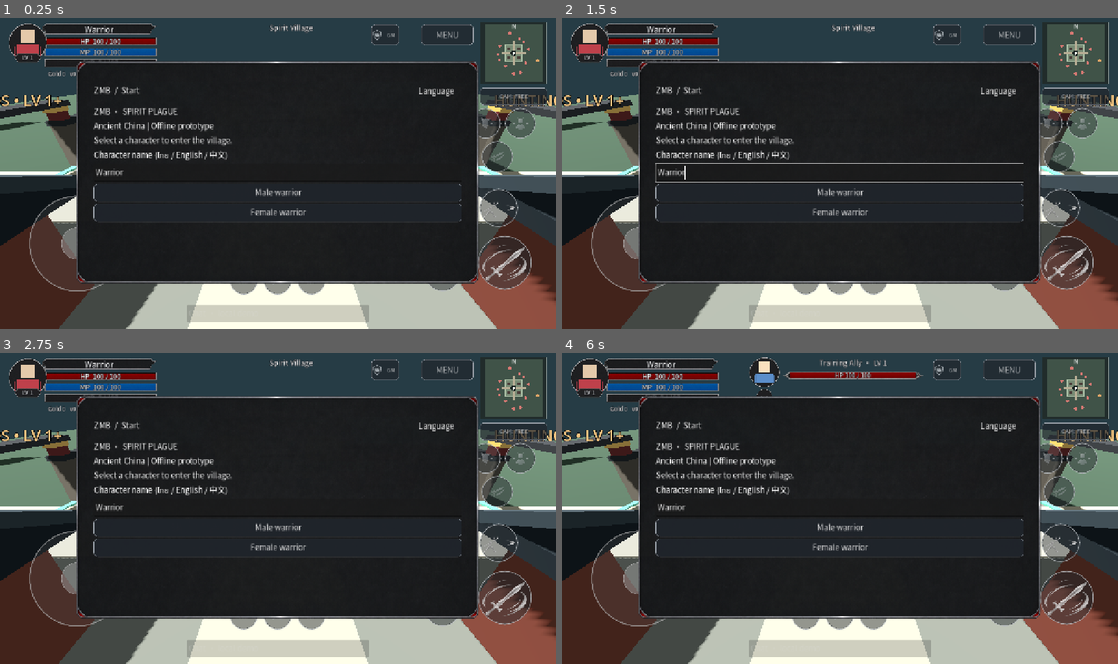
Above: before the commit, frames 1-4 (two rows, left to right).
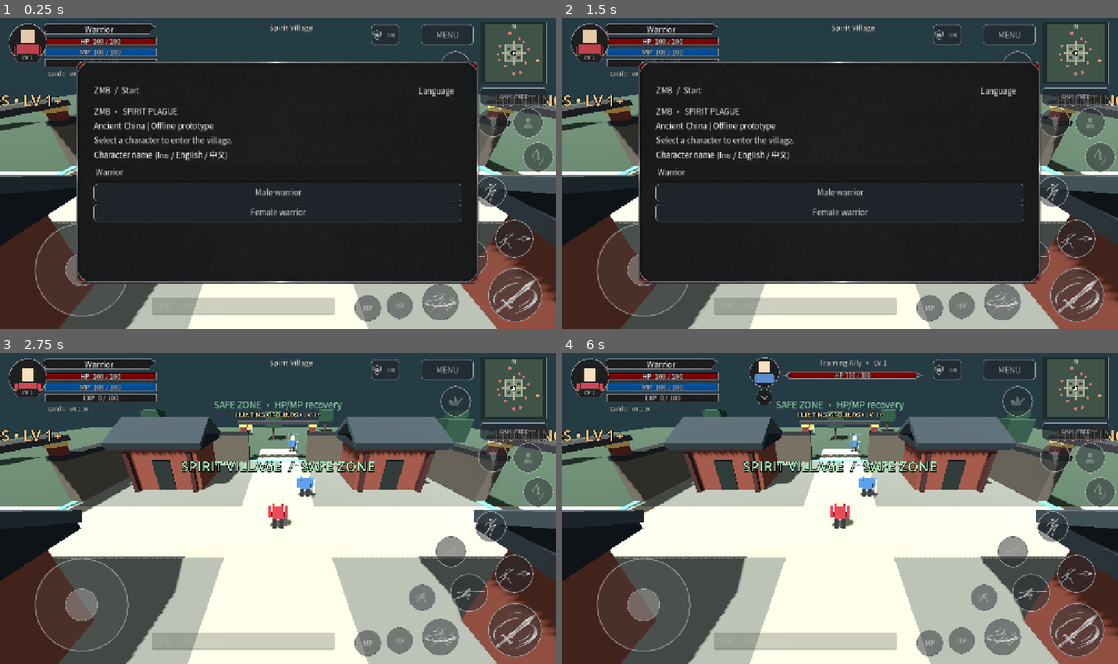
Above: after the commit, the same moments.

Repository: redfullmoon209-debug/ZMB
Game: Godot game, scene res://main.tscn
The game is run twice, just before and just after one commit, with the same random seed, the same clock (stepped at 60 frames per second) and the same inputs.
Inputs:
- Up to frame 1 (0.25 s): no input
- Up to frame 2 (1.5 s): click "ATTACK" at 0.5 s; click "JUMP" at 1.25 s
- Up to frame 3 (2.75 s): click "DASH" at 2 s
- Up to frame 4 (6 s): click "RUN" at 2.75 s; click "LOOT" at 3.5 s; click "AUTO" at 4.25 s; click "MONSTER" at 5 s; click "PLAYER" at 5.75 s

The runs differ from the first frame. In frame 1, 7.3% of the frame differs, in the area x 5-100%, y 10-98%; in frame 2, 7.7%; in frame 3, 57%, in the area x 2-100%, y 3-98%; in frame 4, 57%.

Commit message:
ZMB v0.1.34: reference mobile HUD default layout

Diff:
--- a/hud.gd
+++ b/hud.gd
@@ -239,7 +239,7 @@
 	minimap.position=Vector2(1105,12)
 	minimap.size=Vector2(155,145)
 	root.add_child(minimap)
-	joystick=make_button("◉",Vector2(65,410),Vector2(226,226),func(): pass)
+	joystick=make_button("◉",Vector2(78,474),Vector2(220,220),func(): pass)
 	joystick.add_theme_color_override("font_color",Color.TRANSPARENT)
 	joystick.add_theme_color_override("font_hover_color",Color.TRANSPARENT)
 	joystick.add_theme_color_override("font_pressed_color",Color.TRANSPARENT)
@@ -260,20 +260,20 @@
 	joystick_knob.size=Vector2(76,76)
 	joystick.add_child(joystick_knob)
 	joystick.gui_input.connect(_stick_event)
-	make_button("ATTACK",Vector2(1100,505),Vector2(124,124),func(): game.attack(0))
-	var skills := [Vector2(975,545),Vector2(984,430),Vector2(1104,397)]
+	make_button("ATTACK",Vector2(1124,580),Vector2(124,124),func(): game.attack(0))
+	var skills := [Vector2(970,614),Vector2(1036,512),Vector2(1140,468)]
 	for i in range(3):
 		make_button("SKILL %d"%(i+1),skills[i],Vector2(88,88),func():game.attack(i+1))
-	make_button("JUMP",Vector2(977,323),Vector2(72,72),func():game.jump_requested=true)
-	make_button("DASH",Vector2(1109,287),Vector2(72,72),func():game.request_dash())
-	make_button("RUN",Vector2(607,577),Vector2(64,64),func():game.toggle_run())
-	make_button("LOOT",Vector2(923,211),Vector2(70,70),func():game.collect())
-	make_button("AUTO",Vector2(1003,211),Vector2(70,70),func():
+	make_button("JUMP",Vector2(1094,368),Vector2(72,72),func():game.jump_requested=true)
+	make_button("DASH",Vector2(1002,425),Vector2(72,72),func():game.request_dash())
+	make_button("RUN",Vector2(940,535),Vector2(64,64),func():game.toggle_run())
+	make_button("LOOT",Vector2(1014,80),Vector2(70,70),func():game.collect())
+	make_button("AUTO",Vector2(1204,289),Vector2(70,70),func():
 		if not game.in_safe_zone(): game.auto=not game.auto)
-	make_button("MONSTER",Vector2(1083,211),Vector2(70,70),func():game.choose_target())
-	make_button("PLAYER",Vector2(1163,211),Vector2(70,70),func():game.choose_player_target())
-	make_button("HP",Vector2(529,577),Vector2(64,64),func():game.hp=minf(game.max_hp(),game.hp+35))
-	make_button("MP",Vector2(685,577),Vector2(64,64),func():game.mp=minf(game.max_mp(),game.mp+35))
+	make_button("MONSTER",Vector2(1100,208),Vector2(70,70),func():game.choose_target())
+	make_button("PLAYER",Vector2(1181,210),Vector2(70,70),func():game.choose_player_target())
+	make_button("HP",Vector2(888,634),Vector2(64,64),func():game.hp=minf(game.max_hp(),game.hp+35))
+	make_button("MP",Vector2(815,640),Vector2(64,64),func():game.mp=minf(game.max_mp(),game.mp+35))
 	game.set_camera_follow(bool(config.get_value("camera","follow",false)))
 	camera_mode_button=make_button("CAMERA",Vector2(1105,164),Vector2(155,40),func():
 		game.set_camera_follow(not game.camera_follow)
@@ -282,7 +282,7 @@
 	camera_mode_button.add_theme_font_size_override("font_size",13)
 	chat=LineEdit.new()
 	chat.placeholder_text="Chat • local demo"
-	chat.position=Vector2(430,665)
+	chat.position=Vector2(350,648)
 	chat.size=Vector2(420,40)
 	chat.modulate.a=0.35
 	chat.focus_entered.connect(func(): chat.modulate.a=1)
@@ -414,7 +414,7 @@
 	status_fill_clips[0].size.x=253.0*clampf(game.hp/game.max_hp(),0,1)
 	status_fill_clips[1].size.x=253.0*clampf(game.mp/game.max_mp(),0,1)
 	status_fill_clips[2].size.x=253.0*clampf(game.xp/100.0,0,1)
-	stats.text="Gold %d   v0.1.33"%game.coins
+	stats.text="Gold %d   v0.1.34"%game.coins
 	if status_portrait_male!=game.male:
 		status_portrait_male=game.male
 		status_portrait.scale=game.player_visual.scale
@@ -813,7 +813,7 @@
 		if is_instance_valid(close_button): controls["CLOSE"] = _web_rect(close_button)
 		var menu_rects := {}
 		for key in menu_items: menu_rects[key]=_web_rect(menu_items[key])
-		var d := {"version":"0.1.33","ready":true,"started":game.started,"s …(627 unchanged characters)…
+		var d := {"version":"0.1.34","ready":true,"started":game.started,"s …(627 unchanged characters)…
 		var payload := JSON.stringify(d)
 		if browser_window != null:
 			browser_window.zmbDiagnosticsJSON = payload
